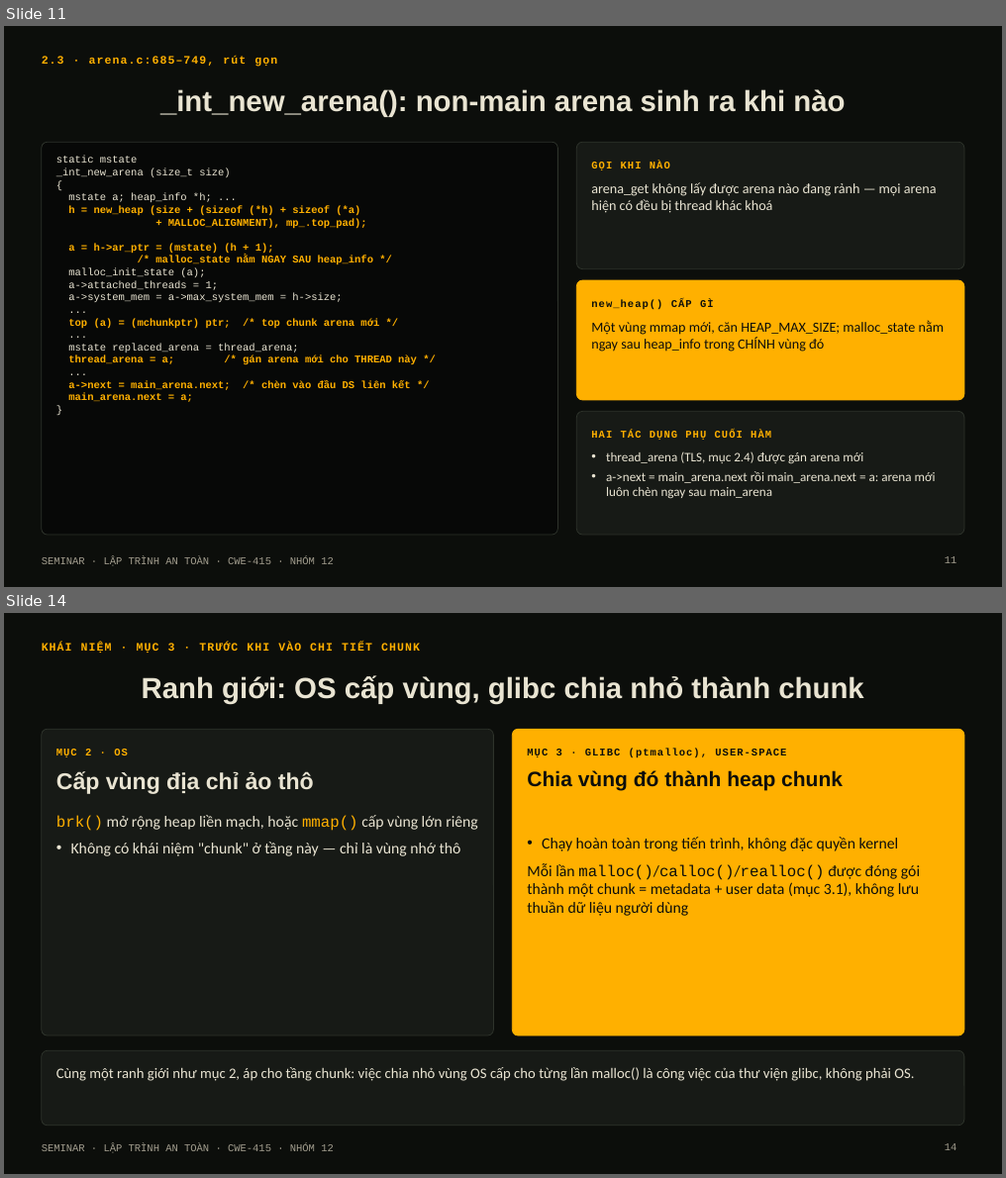
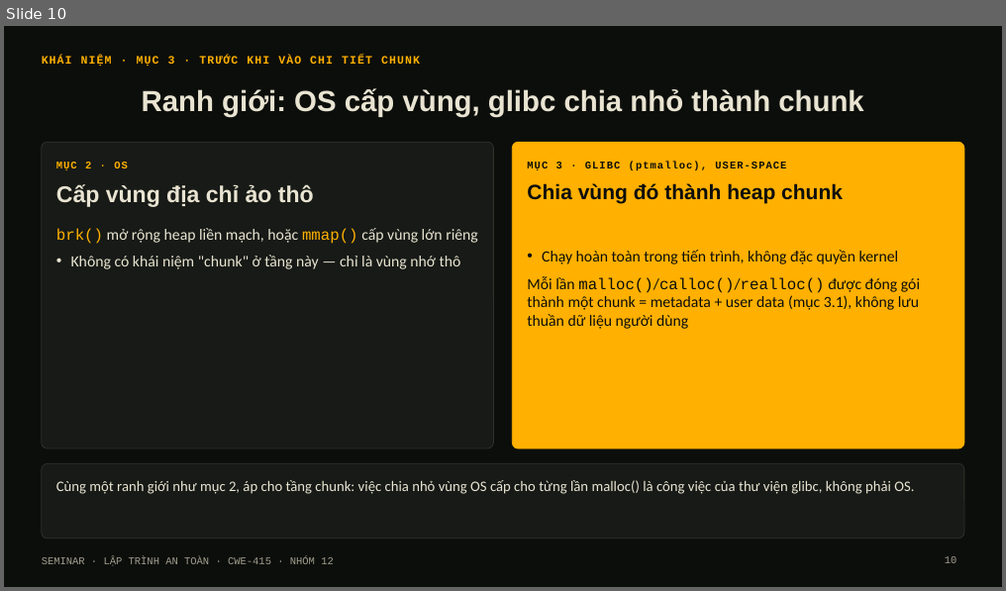
Before and after one commit to Nhan-Laptop/Heap-Double-Free-Attack, a slide deck: Heap-Double-Free-Attack.pptx. Shown one above the other, each under a label of ours: slides 11 and 14 before the commit, slide 10 after it; the slides between them are not shown. The pictures are 1006x1178 and 1006x591 pixels, drawn with LibreOffice and Linux fonts; fonts in the diff are those of the drawing. Boxes give left, top, right and bottom in pixels: in the first picture for what was removed or moved away, otherwise in the second. Text is boxed around its words. In the diff, an @@ line names an element or a change of style, - is before the commit and + after.

Commit message:
build.js: tach phan arena/chunk/tcache theo dung muc readme, gon lai arena
- Them dashed-line cho 2 diagram dung net dut trong readme (3.2, 3.3)
- Ve lai diagram tcache_perthread_struct (4-c) theo dia chi heap thuc te
  thay vi mo hinh "ngan keo" truu tuong
- Tach "02 Arenas" (truoc gom luon chunk/malloc/bins/tcache) thanh 4
  phan rieng: 02 Arenas, 03 Du lieu tren heap, 04 Tcache - dung muc so
  nhu readme
- Gon noi dung arena tu 6 slide xuong 1 slide tom tat (khong phai
  trong tam seminar)
- Danh so lai cac phan con lai (05-10) va cap nhat muc luc, dividers,
  tham chieu noi bo cho khop

```diff
--- a/Heap-Double-Free-Attack.pptx
+++ b/Heap-Double-Free-Attack.pptx
@@ slide 11 removed at <box>4,26,1002,587</box>, background #0C0E0B; not listed: 1 template element that a slide beside it also shows @@
@@ text removed at <box>42,56,277,67</box> @@
-2.3 · arena.c:685–749, rút gọn
@@ title removed at <box>160,89,845,117</box> @@
-_int_new_arena(): non-main arena sinh ra khi nào
@@ rounded rectangle removed at <box>42,142,558,535</box> @@
@@ rounded rectangle removed at <box>576,142,964,270</box> @@
@@ text removed at <box>56,156,417,402</box> @@
-static mstate
-_int_new_arena (size_t size)
-{
-mstate a; heap_info *h; ...
-h = new_heap (size + (sizeof (*h) + sizeof (*a)
-+ MALLOC_ALIGNMENT), mp_.top_pad);
-a = h->ar_ptr = (mstate) (h + 1);
-/* malloc_state nằm NGAY SAU heap_info */
-malloc_init_state (a);
-a->attached_threads = 1;
-a->system_mem = a->max_system_mem = h->size;
-...
-top (a) = (mchunkptr) ptr; /* top chunk arena mới */
-...
-mstate replaced_arena = thread_arena;
-thread_arena = a; /* gán arena mới cho THREAD này */
-...
-a->next = main_arena.next; /* chèn vào đầu DS liên kết */
-main_arena.next = a;
-}
@@ text removed at <box>591,162,670,171</box> @@
-GỌI KHI NÀO
@@ text removed at <box>591,182,937,213</box> @@
-arena_get không lấy được arena nào đang rảnh — mọi arena hiện có đều bị thread khác khoá
@@ rounded rectangle removed at <box>576,280,964,400</box> @@
@@ text removed at <box>591,300,714,310</box> @@
-new_heap() CẤP GÌ
@@ text removed at <box>591,320,944,352</box> @@
-Một vùng mmap mới, căn HEAP_MAX_SIZE; malloc_state nằm ngay sau heap_info trong CHÍNH vùng đó
@@ rounded rectangle removed at <box>576,411,964,535</box> @@
@@ text removed at <box>591,431,771,440</box> @@
-HAI TÁC DỤNG PHỤ CUỐI HÀM
@@ text removed at <box>606,452,936,499</box> @@
-• thread_arena (TLS, mục 2.4) được gán arena mới
-• a->next = main_arena.next rồi main_arena.next = a: arena mới luôn chèn ngay sau main_arena
@@ page number removed at <box>944,557,957,564</box> @@
-11
@@ what was slide 14 is now slide 10 @@
@@ page number at <box>944,557,957,564</box>: text changed @@
-14
+10
```
Also in this commit, not shown: 13 slides changed, 3 slides added, 5 other slides removed, 1 other file.
